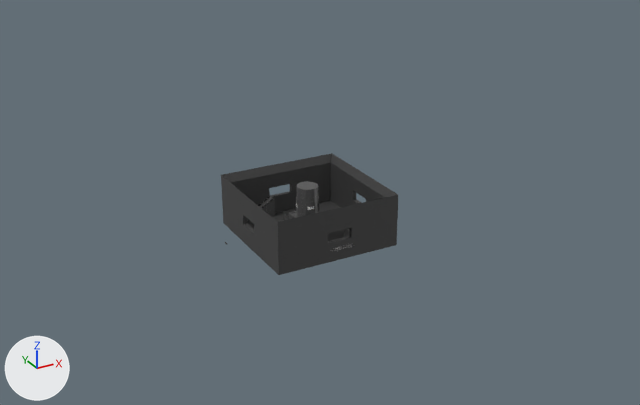
The Blender file projects/VS2022/raylib_game/resources/LVLGeometry.blend as it was, and as the next commit left it.
Camera for both pictures: a camera (50 mm lens) standing at (-88.1, -166.2, 89.8) and looking at (-0.8, -7.5, 10.4). The lights are fixed; the arrows at lower left show +X, +Y and +Z.

Before the edit, the objects in view are built like this:
```python
ob_cylinder = bpy.data.objects.new('Cylinder', me_cylinder)
ob_cylinder.location = (0.0, 0.0, 5.6)
ob_m_base = bpy.data.objects.new('M_Base', me_cube)
ob_m_base.location = (0.0, 0.0, -0.5)
ob_m_base.scale = (0.3, 0.3, 0.3)
ob_m_house01 = bpy.data.objects.new('M_House01', me_cube_006)
ob_m_house01.location = (-2.0, -0.6, 0.6)
ob_m_house01.scale = (1.0, 1.33, 1.0)
ob_plane = bpy.data.objects.new('Plane', me_plane)
ob_plane.location = (-5.0, -21.0, 5.6)
ob_plane.scale = (0.689, 0.689, 0.689)
ob_ramp01 = bpy.data.objects.new('Ramp01', me_cube_026)
ob_ramp01.location = (-2.8, 13.8, 3.8)
```
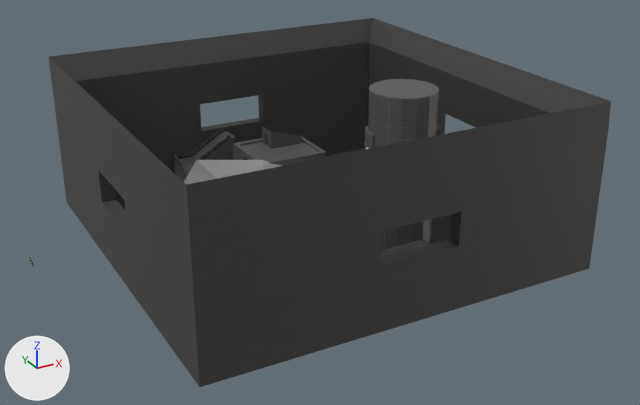
The change, as a list of edits to the scene's bpy script:
```text
Add mat_material_001:
    mat_material_001 = principled_material('Material.001')
    mat_material_001.base_color = (0.8, 0.8, 0.8)  # white #e7e7e7
    mat_material_001.alpha = 0.349
Add me_plane_001:
    me_plane_001.from_pydata([(-11.6, -17.5, 4.5), (12.0, -6.2, 17.3), (-4.5, 14.6, 13.9), (11.2, 11.8, 7.2), (5.6, -40.1, 24.6), (12.0, -24.6, 13.9), (-28.1, 6.0, 14.9), (-12.7, 36.7, 8.0)], [], [(3, 2, 0, 1), (0, 7, 6), (4, 5, 0), (0, 2, 7), (1, 0, 5)])
    me_plane_001.materials.append(mat_material_001)  # white #e7e7e7
Change ob_m_base:
    ob_m_base.location: (0.0, 0.0, -0.5) -> (0.0, 0.0, 0.0)
    ob_m_base.scale: (0.3, 0.3, 0.3) -> (0.9, 0.9, 0.9)
Change ob_m_house01:
    ob_m_house01.location: (-2.0, -0.6, 0.6) -> (-2.0, 17.7, 2.9)
    ob_m_house01.scale: (1.0, 1.33, 1.0) -> (3.0, 3.98, 3.0)
Change ob_cylinder:
    ob_cylinder.location: (0.0, 0.0, 5.6) -> (16.6, -13.2, 17.6)
    ob_cylinder.scale: (1.0, 1.0, 1.0) -> (3.0, 3.0, 3.0)
Change ob_plane:
    ob_plane.location: (-5.0, -21.0, 5.6) -> (-0.2, -28.0, 5.6)
    ob_plane.scale: (0.689, 0.689, 0.689) -> (2.07, 2.07, 2.07)
Change ob_ramp01:
    ob_ramp01.location: (-2.8, 13.8, 3.8) -> (-2.8, 40.4, 11.9)
    ob_ramp01.scale: (1.0, 1.0, 1.0) -> (3.0, 3.0, 3.0)
Add ob_lights:
    ob_lights = bpy.data.objects.new('Lights', me_plane_001)
    ob_lights.location = (0.0, 0.0, 0.0)
```

Where the change shows, as pixel boxes (x1, y1, x2, y2) in the pictures (640 x 405 px):
'M_Base', moved, rescaled (216% wider, 201% taller)
    before: (221, 153, 398, 275)
    after: (49, 18, 611, 387)
'Cylinder', moved, rescaled
    before: (296, 181, 319, 217)
    after: (365, 79, 440, 249)
'M_House01', moved, rescaled
    before: (289, 211, 297, 219)
    after: (233, 126, 326, 166)
'Ramp01', moved, rescaled
    before: (258, 196, 275, 217)
    after: (174, 128, 236, 182)
'Lights', added
    after: (184, 160, 282, 185)
'Plane', moved, rescaled
    before: (330, 244, 354, 252)
    after: (380, 239, 430, 258)
